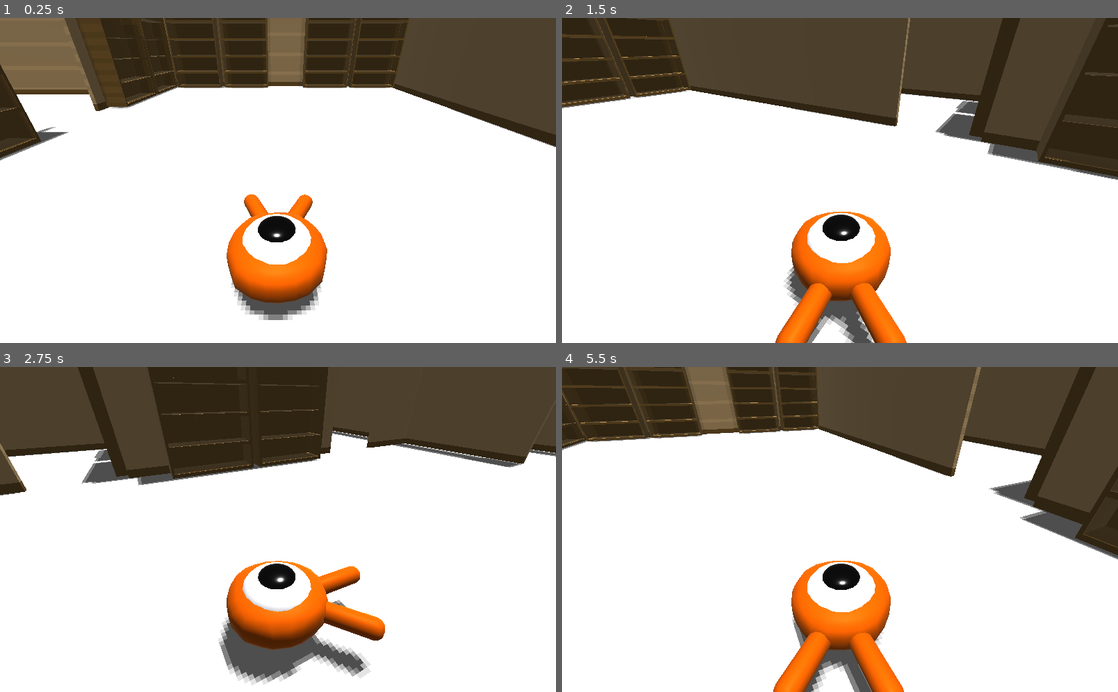
Above: before the commit, frames 1-4 (two rows, left to right).
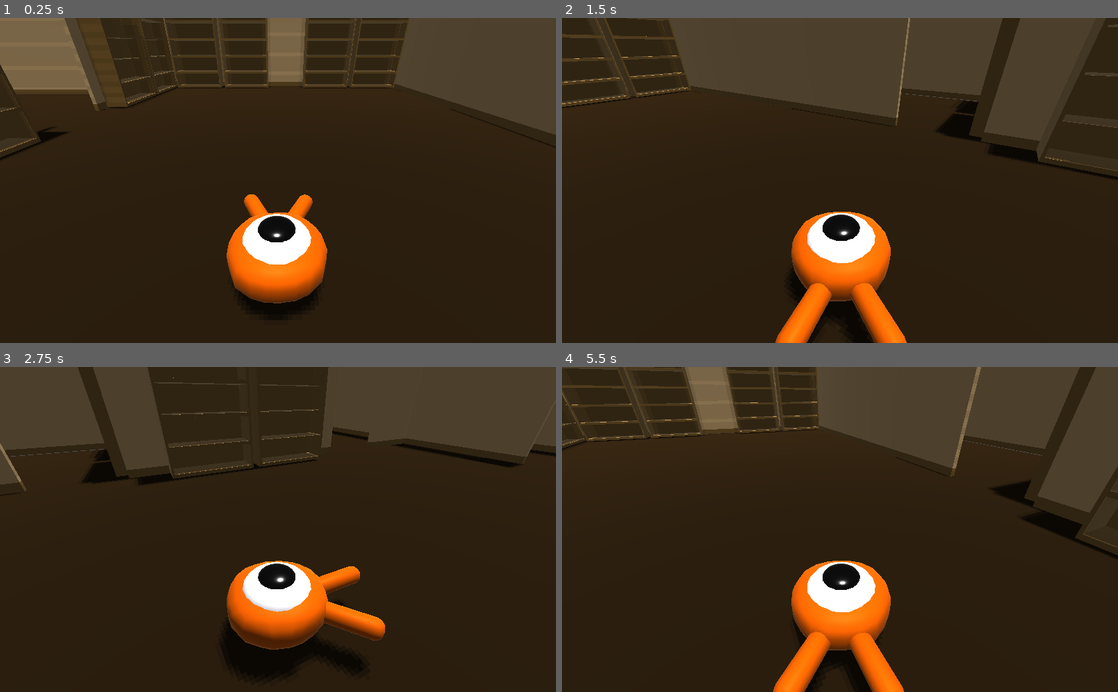
Above: after the commit, the same moments.

Repository: selinanatschke/3dprog
Game: Godot game, scene res://Main.tscn
Two runs of this game, one before a commit and one after it. Both use one fixed random seed, a clock stepped at 60 frames per second and the inputs below.
Inputs:
- Up to frame 1 (0.25 s): no input
- Up to frame 2 (1.5 s): tap Enter at 0.5 s; hold Right (move_right) 0.53-1.28 s; hold Down (move_back) from 1.28 s (still down)
- Up to frame 3 (2.75 s): release Down (move_back) at 2.03 s; hold Right (move_right) from 2.03 s (still down)
- Up to frame 4 (5.5 s): release Right (move_right) at 2.78 s; hold Up (move_forward) 2.78-3.53 s; hold Left (move_left) 3.53-5.03 s; hold Down (move_back) from 5.03 s (still down)

The runs differ from the first frame. In frame 1, 70% of the frame differs, in the area x 0-100%, y 20-100%; in frame 2, 64%; in frame 3, 67%; in frame 4, 67%.

Commit message:
added new ground color

Diff:
--- a/game/Main.tscn
+++ b/game/Main.tscn
@@ -11,7 +11,11 @@
 [sub_resource type="CubeMesh" id=2]
 size = Vector3( 30, 2, 60 )
 
+[sub_resource type="SpatialMaterial" id=13]
+albedo_color = Color( 0.121569, 0.0823529, 0.0352941, 1 )
+
 [sub_resource type="CubeMesh" id=3]
+material = SubResource( 13 )
 size = Vector3( 30, 2, 10 )
 
 [sub_resource type="BoxShape" id=4]
@@ -27,6 +31,7 @@
 extents = Vector3( 6, 1, 15 )
 
 [sub_resource type="CubeMesh" id=8]
+material = SubResource( 13 )
 size = Vector3( 12, 2, 30 )
 
 [sub_resource type="BoxShape" id=9]
@@ -66,6 +71,7 @@
 
 [node name="MeshInstance" type="MeshInstance" parent="MainRoom/Ground"]
 mesh = SubResource( 2 )
+material/0 = SubResource( 13 )
 
 [node name="Wall" type="Spatial" parent="MainRoom"]
 transform = Transform( 1, 0, 0, 0, 1, 0, 0, 0, 1, 0, -0.1, 0 )
@@ -177,6 +183,7 @@
 [node name="MeshInstance" type="MeshInstance" parent="Room1/Ground"]
 transform = Transform( 1, 0, 0, 0, 1, 0, 0, 0, 1, -4, 0, 0 )
 mesh = SubResource( 6 )
+material/0 = SubResource( 13 )
 
 [node name="Walls" type="Spatial" parent="Room1"]
 transform = Transform( 1, 0, 0, 0, 1, 0, 0, 0, 1, 0, -0.1, 0 )
@@ -239,6 +246,7 @@
 
 [node name="MeshInstance" type="MeshInstance" parent="Room3/Ground"]
 mesh = SubResource( 10 )
+material/0 = SubResource( 13 )
 
 [node name="Walls" type="Spatial" parent="Room3"]
 transform = Transform( 1, 0, 0, 0, 1, 0, 0, 0, 1, 0, -0.1, 0 )
@@ -278,6 +286,7 @@
 [node name="MeshInstance" type="MeshInstance" parent="Room4/Ground"]
 transform = Transform( 1, 0, 0, 0, 1, 0, 0, 0, 1, 1, 0, 0 )
 mesh = SubResource( 12 )
+material/0 = SubResource( 13 )
 
 [node name="Walls" type="Spatial" parent="Room4"]
 transform = Transform( 1, 0, 0, 0, 1, 0, 0, 0, 1, 0, -0.1, 0 )
Not shown: 1 places in game/Main.tscn that only renumber resources
